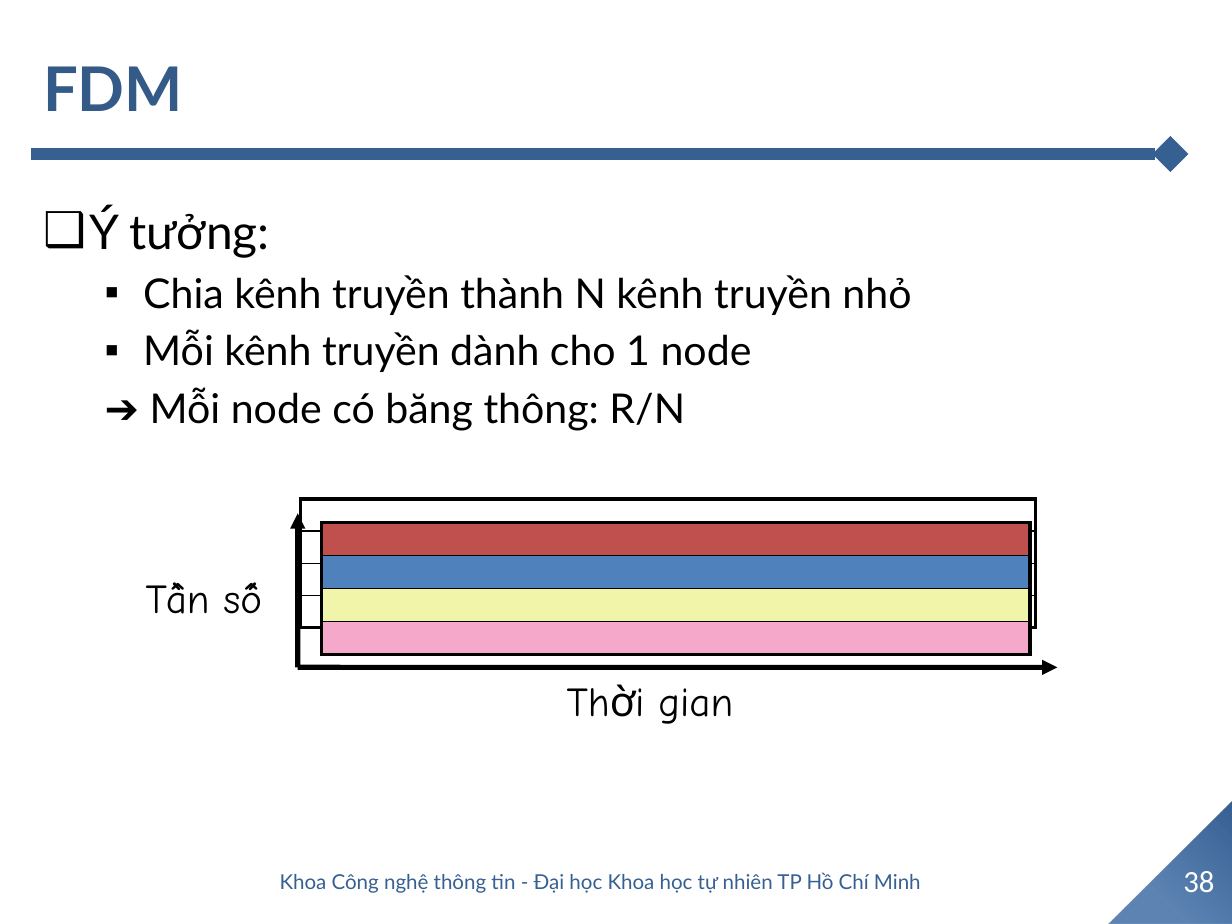
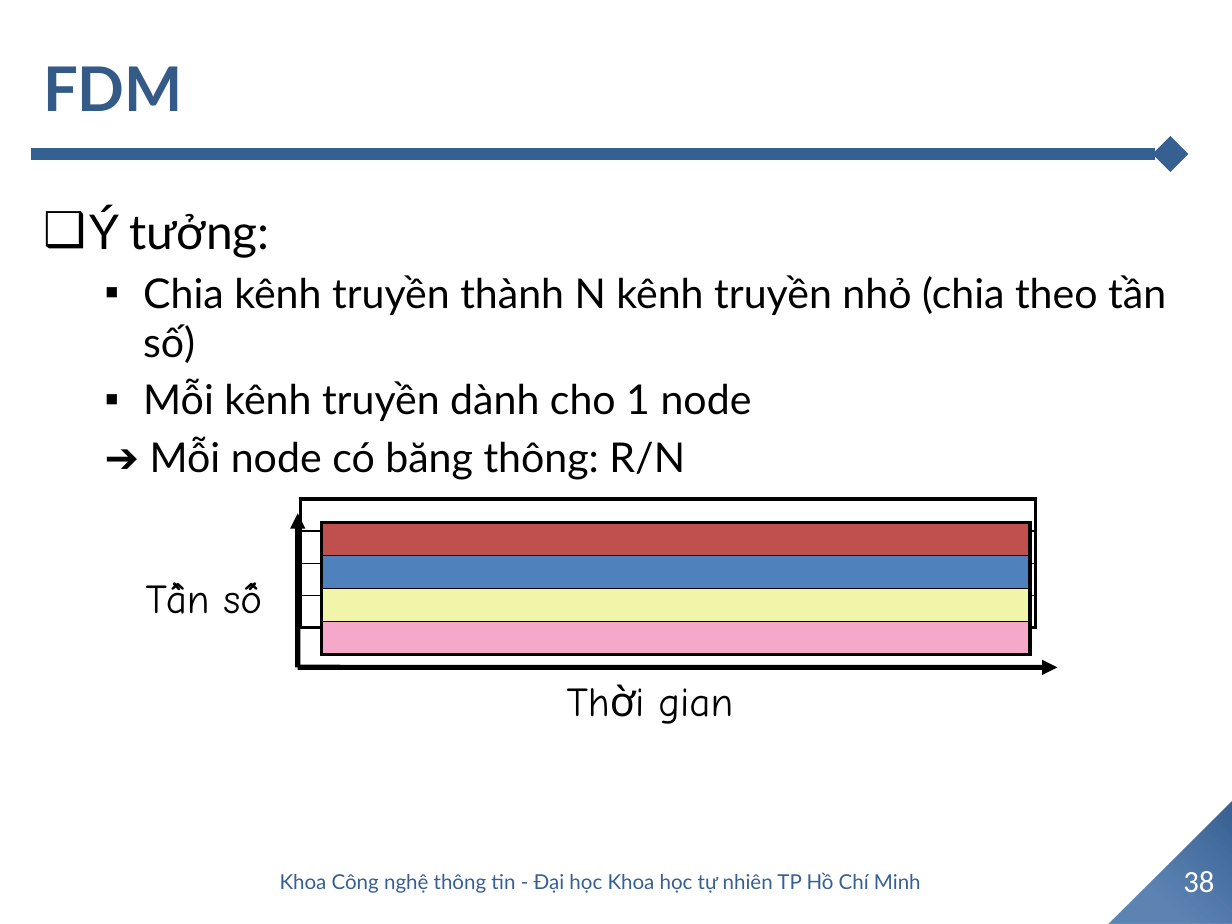
Before and after one commit to TommyandTina/Linux-Lab, a slide deck: slide 38 of APR-2024/0404/06a. Link layer.pptx. Drawn at 1232x924 pixels with LibreOffice and Linux fonts; fonts in the diff are those of the drawing; background and template pictures are left out. Boxes give left, top, right and bottom in pixels: in the first picture for what was removed or moved away, otherwise in the second. Text is boxed around its words. In the diff, an @@ line names an element or a change of style, - is before the commit and + after.

```diff
--- a/APR-2024/0404/06a. Link layer.pptx
+++ b/APR-2024/0404/06a. Link layer.pptx
@@ text at (x1=143, y1=275, x2=1166, y2=363): text changed @@
-  ▪ Chia kênh truyền thành N kênh truyền nhỏ
+  ▪ Chia kênh truyền thành N kênh truyền nhỏ (chia theo tần số)
```
Also in this commit, not shown: 34 other slides changed, 26 other files.
